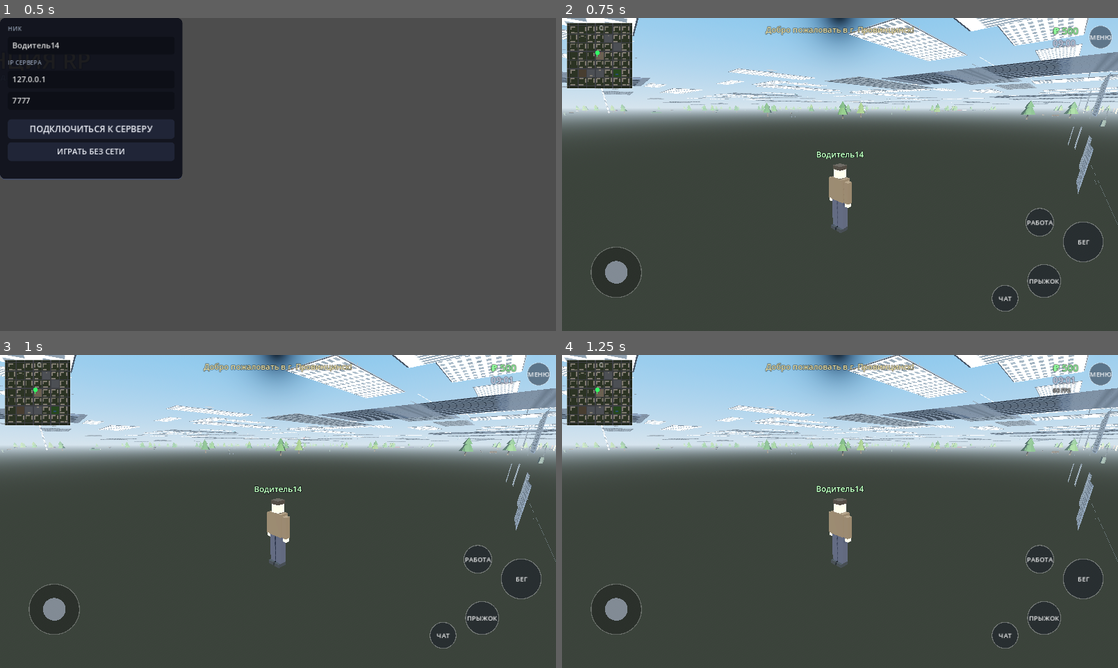
Above: before the commit, frames 1-4 (two rows, left to right).
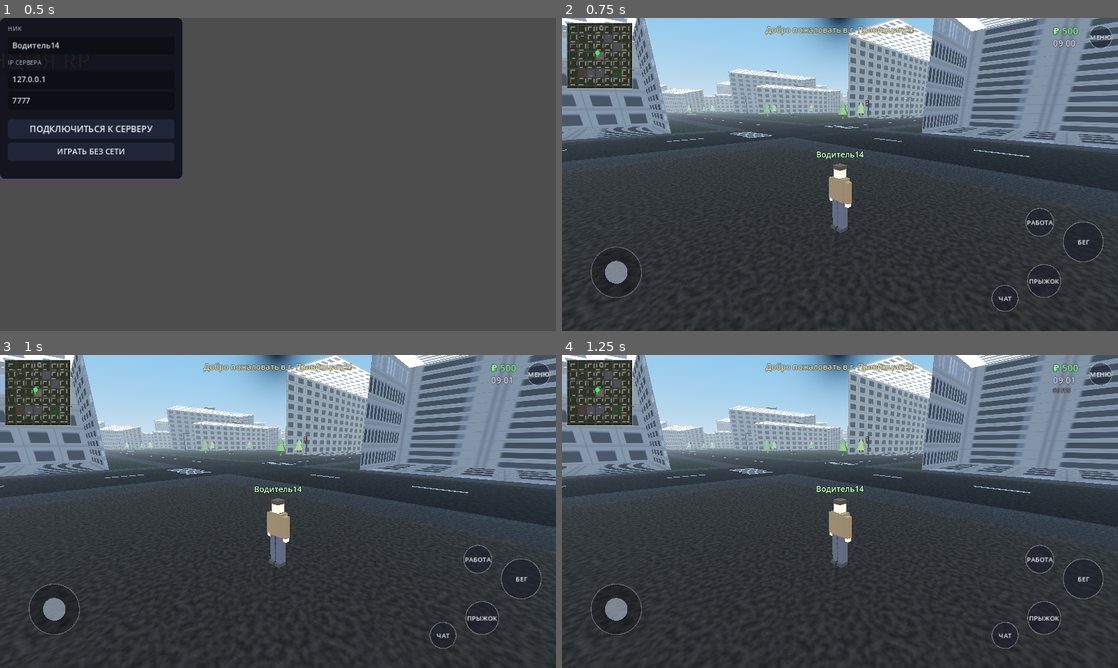
Above: after the commit, the same moments.

Repository: mimistr036-coder/launcher
Game: Godot game, scene res://br/boot.tscn
The game is run twice, just before and just after one commit, with the same random seed, the same clock (stepped at 60 frames per second) and the same inputs.
Inputs:
- Up to frame 1 (0.5 s): no input
- Up to frame 2 (0.75 s): click "ИГРАТЬ БЕЗ СЕТИ" at 0.5 s
- Up to frame 3 (1 s): no input
- Up to frame 4 (1.25 s): no input

Frame 1 is identical in both runs. In frame 2, 26% of the frame differs, in the area x 0-100%, y 0-100%; in frame 3, 26%; in frame 4, 26%.

Commit message:
fix: max_axis_index на отрицательных нормалях ломал половину граней всех боксов (балки в небе) — нужен abs()
Co-authored-by: arena-agent <297053741+arena-agent@users.noreply.github.com>

Diff:
--- a/game/br/city_builder.gd
+++ b/game/br/city_builder.gd
@@ -130,7 +130,9 @@
 	var half := size * 0.5
 	var normals := [Vector3.RIGHT, Vector3.LEFT, Vector3.UP, Vector3.DOWN, Vector3.BACK, Vector3.FORWARD]
 	for n in normals:
-		var a: int = n.max_axis_index()
+		# ВАЖНО: abs()! у DOWN=(0,-1,0) max_axis_index без abs даёт ось X (значение 0 > -1),
+		# и грань рисуется гигантским растянутым треугольником
+		var a: int = n.abs().max_axis_index()
 		var ui := (a + 1) % 3
 		var vi := (a + 2) % 3
 		var u: Vector3 = AXES[ui]
